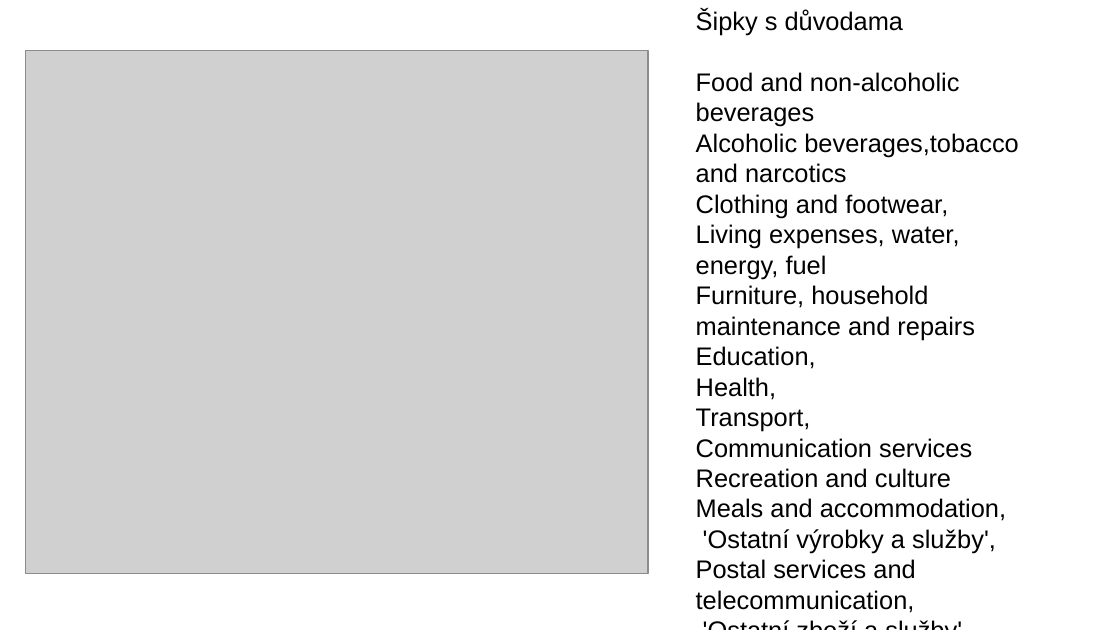
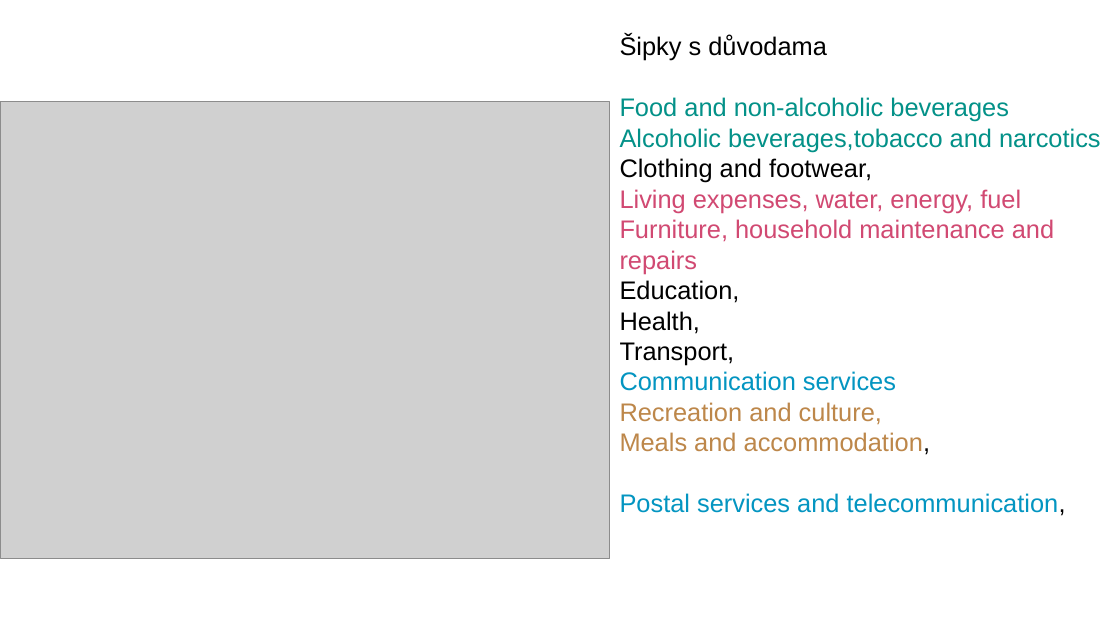
Before and after one commit to xdxdhh/czech_economy_analysis, a slide deck: slide 5 of presentation.odp (slide 4 before the commit). Drawn at 1120x630 pixels with LibreOffice and Linux fonts; fonts in the diff are those of the drawing; grey boxes stand for pictures. Boxes give left, top, right and bottom in pixels: in the first picture for what was removed or moved away, otherwise in the second. Text is boxed around its words. In the diff, an @@ line names an element or a change of style, - is before the commit and + after.

```diff
--- a/presentation.odp
+++ b/presentation.odp
@@ text at (x1=620, y1=35, x2=1101, y2=516): paragraph removed @@
-'Ostatní zboží a služby'
@@ text "Šipky s důvodama" moved from (x1=696, y1=9, x2=1019, y2=613) to (x1=620, y1=35, x2=1101, y2=516) @@
@@ picture resized from (x1=25, y1=51, x2=648, y2=574) to (x1=0, y1=102, x2=610, y2=559) @@
@@ text at (x1=620, y1=97, x2=1101, y2=516): text colour #000000 to #039188 in "Food and non-alcoholic beverages", "Alcoholic beverages,tobacco and narcotics"; text colour #000000 to #D14972 in "Living expenses, water, energy, fuel", "Furniture, household maintenance and repairs"; text colour #000000 to #0395C1 in "Communication services", "Postal services and telecommunication,"; text colour #000000 to #BD874A in "Meals and accommodation," @@
@@ text at (x1=620, y1=280, x2=740, y2=334): text changed @@
-Education, Health,
+Education,
+Health,
@@ text at (x1=620, y1=402, x2=882, y2=425): text changed; text colour #000000 to #BD874A @@
-Recreation and culture
+Recreation and culture,
@@ text at (x1=703, y1=529, x2=996, y2=553): paragraph removed @@
-'Ostatní výrobky a služby',
```
Also in this commit, not shown: 1 other slide changed, 11 slides added, 1 slide removed, 17 other files.
